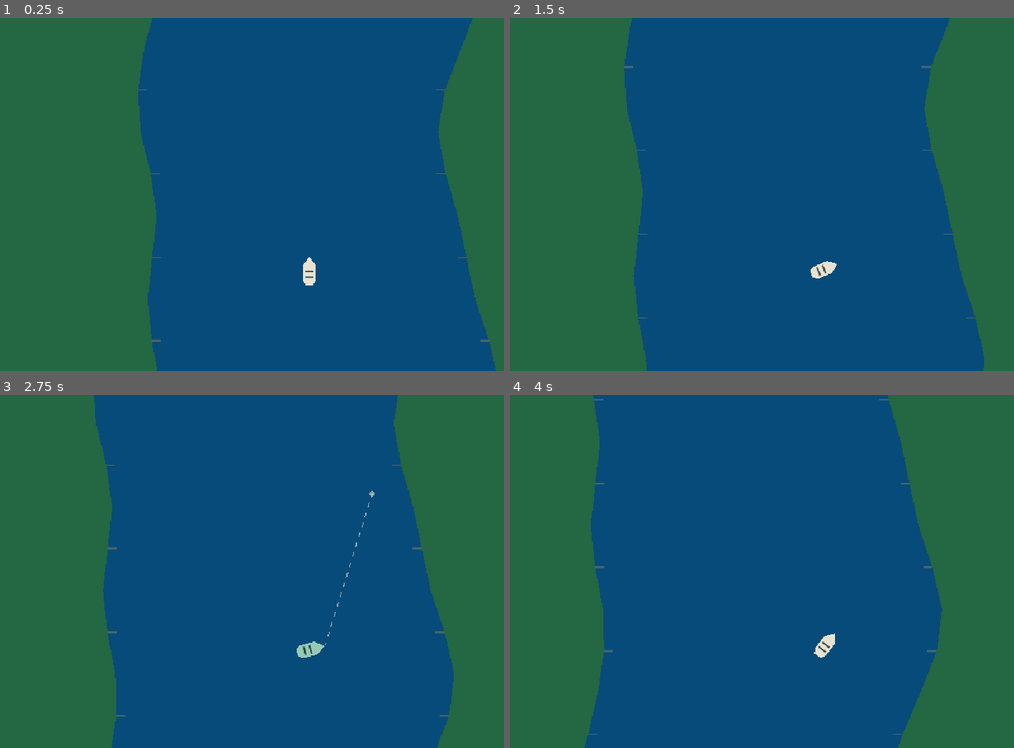
Above: before the commit, frames 1-4 (two rows, left to right).
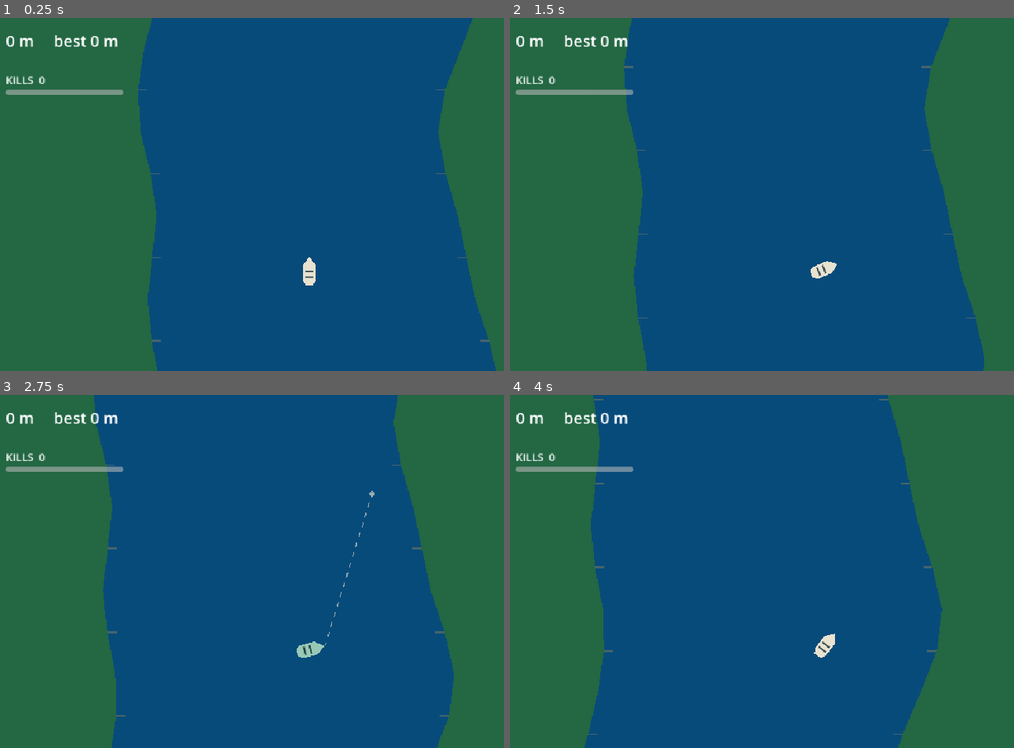
Above: after the commit, the same moments.

Repository: UnderstoodUseYourUsernameHere/break-water
Game: Godot game, scene res://scenes/Main.tscn
Same seed, same stepped clock (60 frames per second), same inputs: the game is played once before the commit and once after it.
Inputs (mouse positions are in pixels of both pictures, inside the frame that each line leads up to):
- Up to frame 1 (0.25 s): no input
- Up to frame 2 (1.5 s): tap Enter at 0.5 s; move the mouse to (958, 176) at 0.52 s; hold D (steer_right) 0.53-1.25 s; hold W (row) 0.53-1.25 s; click (958, 176) at 0.6 s; drag from (691, 212) to (787, 265) at 1.27 s
- Up to frame 3 (2.75 s): move the mouse to (372, 493) at 2.02 s; hold D (steer_right) from 2.03 s (still down); hold Right mouse button (aim) from 2.03 s (still down); tap W (row) at 2.3 s
- Up to frame 4 (4 s): release D (steer_right) at 2.75 s; release Right mouse button (aim) at 2.75 s; drag from (787, 642) to (630, 518) at 2.77 s; move the mouse to (1008, 624) at 3.52 s; hold A (steer_left) from 3.53 s (still down); hold W (row) from 3.53 s (still down)

The runs differ from the first frame. In frame 1, 0.8% of the frame differs, in the area x 1-25%, y 4-22%; in frame 2, 0.8%; in frame 3, 0.8%; in frame 4, 0.8%.

Commit message:
feat: added HUD that displays current distance and peak distance, death screen, wave incoming warning, and R to restart

Diff:
--- a/scenes/Main.tscn
+++ b/scenes/Main.tscn
@@ -4,6 +4,7 @@
 [ext_resource type="Script" uid="uid://cf3vwknk3fbbm" path="res://scripts/waves/wave_director.gd" id="2_rarhs"]
 [ext_resource type="PackedScene" uid="uid://cbbsd2lk3xfpw" path="res://scenes/boat/Boat.tscn" id="2_rvslj"]
 [ext_resource type="PackedScene" uid="uid://ejwnpsl745vu" path="res://scenes/enemies/Drifter.tscn" id="3_0bbpv"]
+[ext_resource type="Script" uid="uid://ce8uigfrf387a" path="res://scripts/ui/hud.gd" id="5_vcsgt"]
 
 [node name="Main" type="Node2D" unique_id=780132535]
 position = Vector2(461, 267)
@@ -20,3 +21,51 @@
 
 [node name="Boat" parent="." unique_id=1728653579 node_paths=PackedStringArray("river") instance=ExtResource("2_rvslj")]
 river = NodePath("../River")
+
+[node name="HUD" type="CanvasLayer" parent="." unique_id=1932525629 node_paths=PackedStringArray("boat", "director")]
+script = ExtResource("5_vcsgt")
+boat = NodePath("../Boat")
+director = NodePath("../WaveDirector")
+
+[node name="Stats" type="VBoxContainer" parent="HUD" unique_id=1512749722]
+offset_left = 16.0
+offset_top = 18.0
+offset_right = 56.0
+offset_bottom = 58.0
+
+[node name="Distance" type="Label" parent="HUD/Stats" unique_id=732117072]
+layout_mode = 2
+theme_override_font_sizes/font_size = 24
+
+[node name="Hull" type="Label" parent="HUD/Stats" unique_id=1807831135]
+layout_mode = 2
+
+[node name="Kills" type="Label" parent="HUD/Stats" unique_id=1511066786]
+layout_mode = 2
+
+[node name="Reload" type="ProgressBar" parent="HUD/Stats" unique_id=1577984739]
+custom_minimum_size = Vector2(180, 8)
+layout_mode = 2
+max_value = 1.0
+show_percentage = false
+
+[node name="WaveBanner" type="Label" parent="HUD" unique_id=551677707]
+visible = false
+anchors_preset = 10
+anchor_right = 1.0
+offset_top = 60.0
+offset_bottom = 83.0
+grow_horizontal = 2
+theme_override_font_sizes/font_size = 30
+horizontal_alignment = 1
+
+[node name="GameOver" type="Label" parent="HUD" unique_id=1234119908]
+visible = false
+anchors_preset = 15
+anchor_right = 1.0
+anchor_bottom = 1.0
+grow_horizontal = 2
+grow_vertical = 2
+theme_override_font_sizes/font_size = 28
+horizontal_alignment = 1
+vertical_alignment = 1
--- /dev/null
+++ b/scripts/ui/hud.gd
@@ -0,0 +1,50 @@
+extends CanvasLayer
+
+@export var boat: Boat
+@export var director: WaveDirector
+@export var banner_time: float = 1.6
+
+var _game_over: bool = false
+var _banner_left: float = 0.0
+
+@onready var _distance: Label = $Stats/Distance
+@onready var _hull: Label = $Stats/Hull
+@onready var _kills: Label = $Stats/Kills
+@onready var _reload: ProgressBar = $Stats/Reload
+@onready var _banner: Label = $WaveBanner
+@onready var _game_over_label: Label = $GameOver
+
+func _ready() -> void:
+	assert(boat != null and director != null, "HUD: assign Boat and Director!")
+	_banner.visible = false
+	_game_over_label.visible = false
+	boat.sunk.connect(_on_boat_sunk)
+	director.wave_started.connect(_on_wave_started)
+
+func _process(delta: float) -> void:
+	_distance.text = "%d m     best %d m" % [maxi(0, roundi(director.current_m)), roundi(director.peak_m)]
+	_kills.text = "KILLS  %d" % director.kills
+	_reload.value = boat.weapon.reload_ratio()
+
+	if _banner_left > 0.0:
+		_banner_left -= delta
+		_banner.visible = _banner_left > 0.0
+
+	if _game_over and Input.is_action_pressed(&"restart"):
+		get_tree().reload_current_scene()
+
+func _on_wave_started(index: int, size: int) -> void:
+	_banner.text = "WAVE %d  -  %d incoming" % [index, size]
+	_banner_left = banner_time
+	_banner.visible = true
+
+func _on_boat_sunk() -> void:
+	_game_over = true
+	var shots: int = boat.weapon.shots_fired
+	var accuracy := 0.0
+	if shots > 0:
+		accuracy = 100.0 * boat.weapon.hits / shots
+	_game_over_label.text = (
+		"SUNK\n\n%d m\n\nkills %d    shots %d    accuracy %d%%\n\n Press R to row again!" % [roundi(director.peak_m), director.kills, shots, roundi(accuracy)]
+	)
+	_game_over_label.visible = true
Not shown, added: scripts/ui/hud.gd.uid
